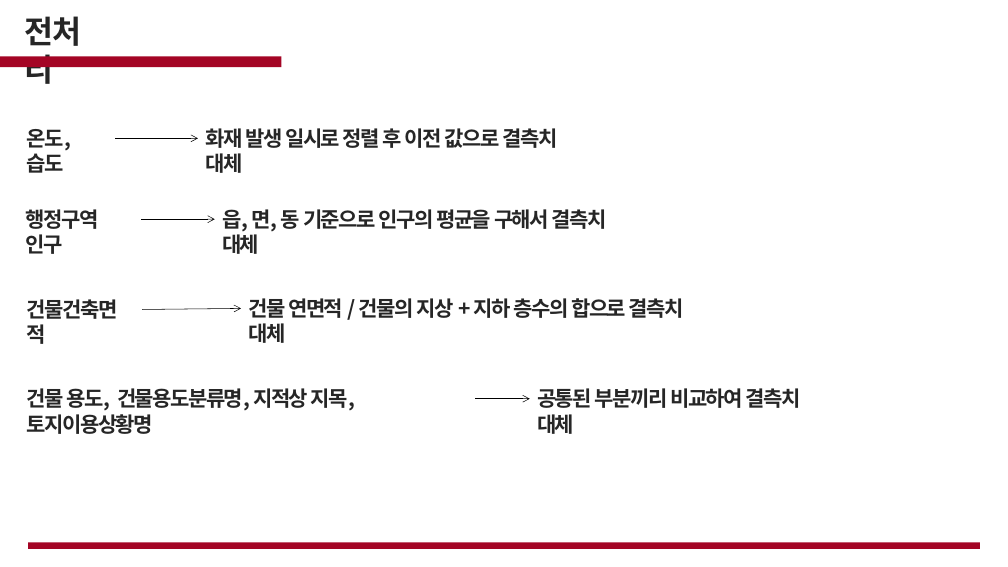
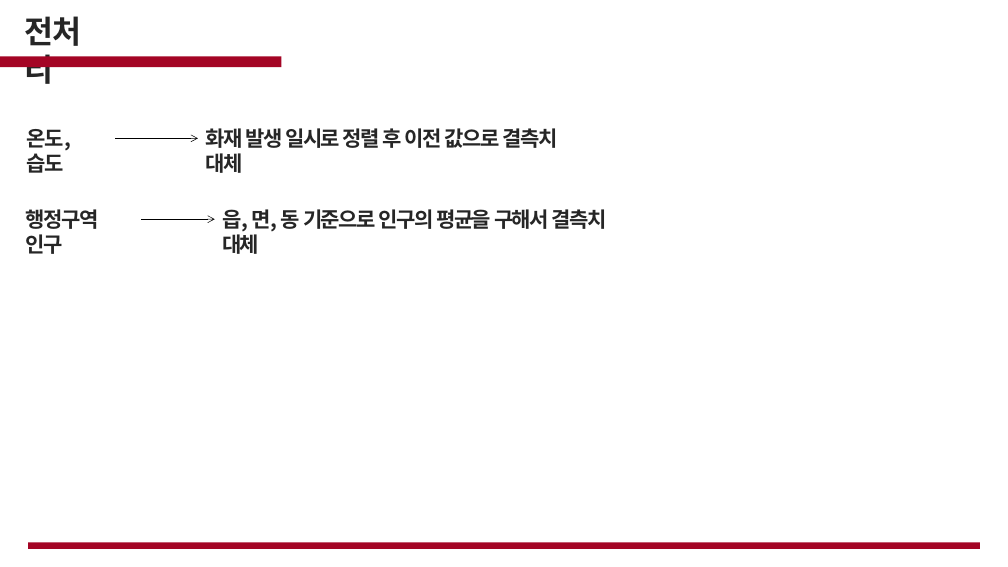
Before and after one commit to cjsgk106/fire-prediction-analysis, a slide deck: slide 17 of work/화재.pptx (slide 12 before the commit). Drawn at 1008x567 pixels with LibreOffice and Linux fonts; fonts in the diff are those of the drawing; background and template pictures are left out. Boxes give left, top, right and bottom in pixels: in the first picture for what was removed or moved away, otherwise in the second. Text is boxed around its words. In the diff, an @@ line names an element or a change of style, - is before the commit and + after.

Commit message:
plt

```diff
--- a/work/화재.pptx
+++ b/work/화재.pptx
@@ text removed at (27, 299, 117, 344) @@
-건물건축면적
@@ text removed at (248, 298, 684, 318) @@
-건물 연면적 / 건물의 지상 + 지하 층수의 합으로 결측치 대체
@@ arrow removed from (142, 309) to (241, 309) @@
@@ text removed at (27, 388, 355, 434) @@
-건물 용도, 건물용도분류명, 지적상 지목, 토지이용상황명
@@ text removed at (537, 388, 801, 434) @@
-공통된 부분끼리 비교하여 결측치 대체
@@ arrow removed from (476, 399) to (530, 399) @@
```
Also in this commit, not shown: 4 other slides changed, 1 slide added, 3 slides removed.
